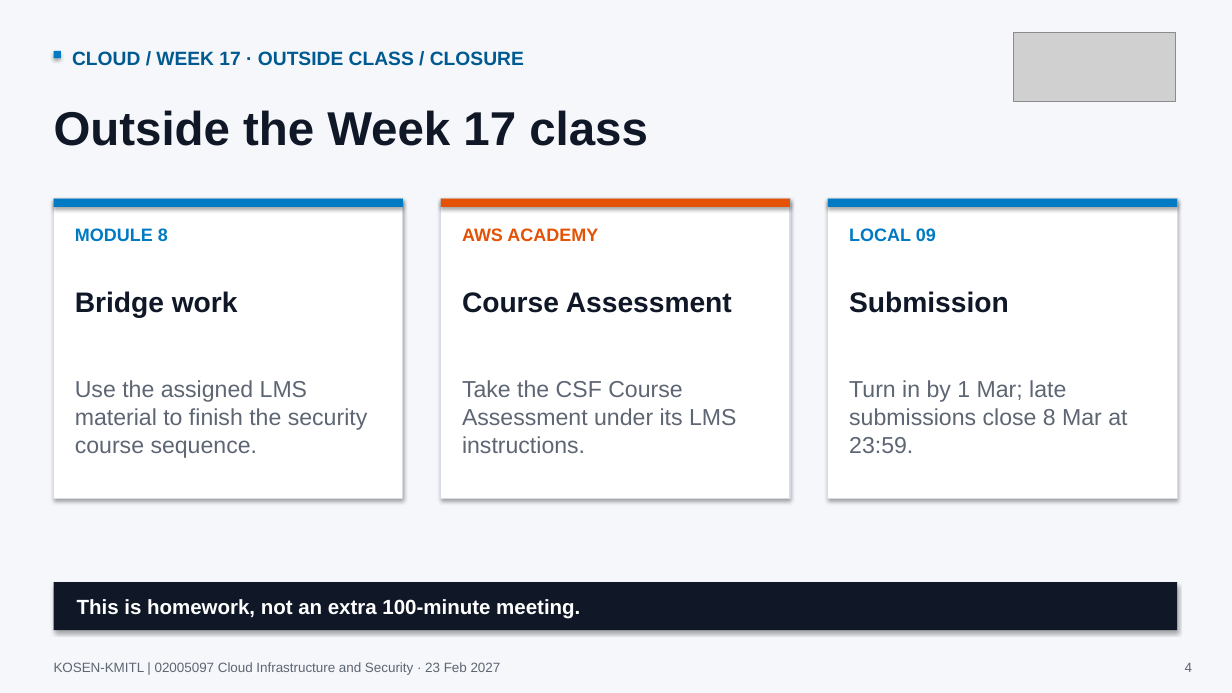
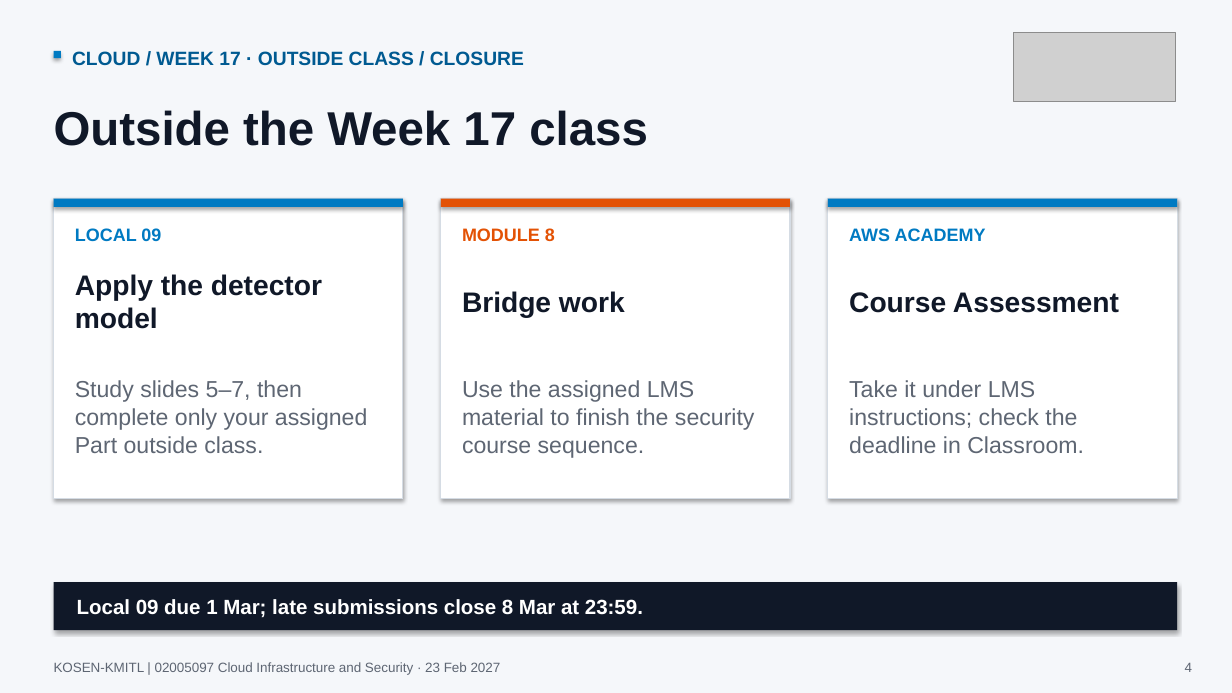
Before and after one commit to nutthakorn7/cloud-infrastructure-security, a slide deck: slide 4 of slides/weekly-bridges/output/Week17_Cloud_Course_Bridge.pptx. Drawn at 1232x693 pixels with LibreOffice and Linux fonts; fonts in the diff are those of the drawing; grey boxes stand for pictures. Boxes give left, top, right and bottom in pixels: in the first picture for what was removed or moved away, otherwise in the second. Text is boxed around its words. In the diff, an @@ line names an element or a change of style, - is before the commit and + after.

Commit message:
Align Week 17 monitoring lab and Local 09 teaching

```diff
--- a/slides/weekly-bridges/output/Week17_Cloud_Course_Bridge.pptx
+++ b/slides/weekly-bridges/output/Week17_Cloud_Course_Bridge.pptx
@@ text at bbox=[75, 228, 161, 241]: text changed @@
-MODULE 8
+LOCAL 09
@@ text at bbox=[462, 228, 555, 241]: text changed @@
-AWS ACADEMY
+MODULE 8
@@ text at bbox=[849, 228, 986, 241]: text changed @@
-LOCAL 09
+AWS ACADEMY
@@ text at bbox=[75, 274, 322, 329]: text changed @@
-Bridge work
+Apply the detector model
@@ text at bbox=[462, 291, 625, 318]: text changed @@
-Course Assessment
+Bridge work
@@ text at bbox=[849, 292, 1119, 313]: text changed @@
-Submission
+Course Assessment
@@ text at bbox=[75, 380, 367, 453]: text changed @@
-Use the assigned LMS material to finish the security course sequence.
+Study slides 5–7, then complete only your assigned Part outside class.
@@ text at bbox=[462, 380, 755, 458]: text changed @@
-Take the CSF Course Assessment under its LMS instructions.
+Use the assigned LMS material to finish the security course sequence.
@@ text at bbox=[849, 380, 1084, 453]: text changed @@
-Turn in by 1 Mar; late submissions close 8 Mar at 23:59.
+Take it under LMS instructions; check the deadline in Classroom.
@@ text at bbox=[77, 599, 643, 618]: text changed @@
-This is homework, not an extra 100-minute meeting.
+Local 09 due 1 Mar; late submissions close 8 Mar at 23:59.
```
Also in this commit, not shown: 1 other slide changed, 2 slides added, 4 other files.
